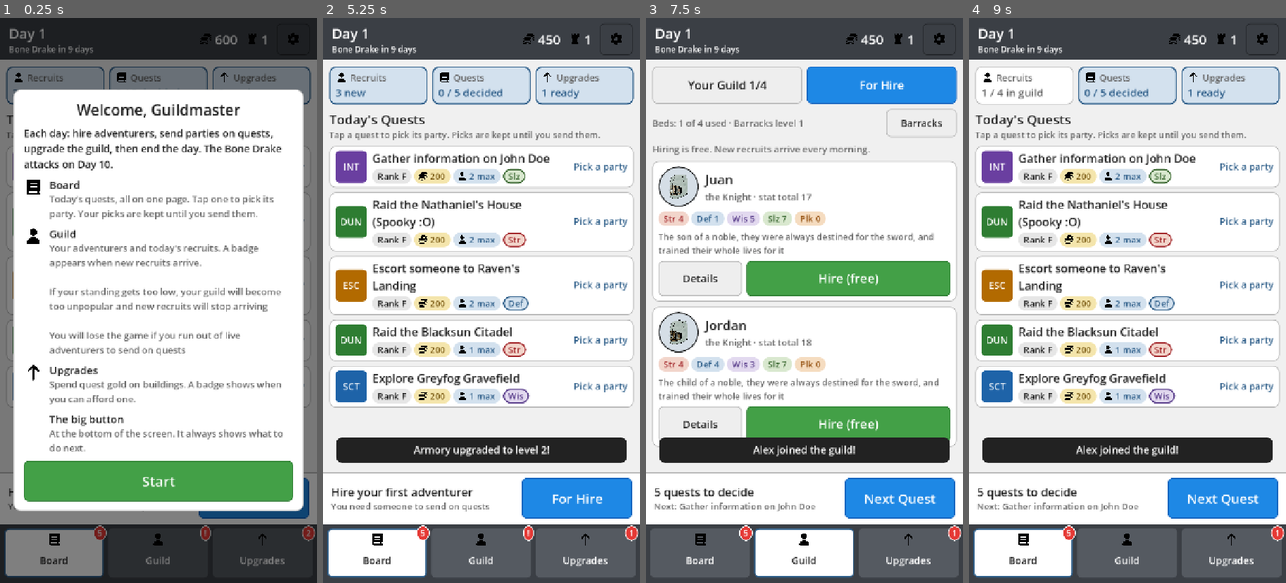
Above: before the commit, frames 1-4 (left to right).
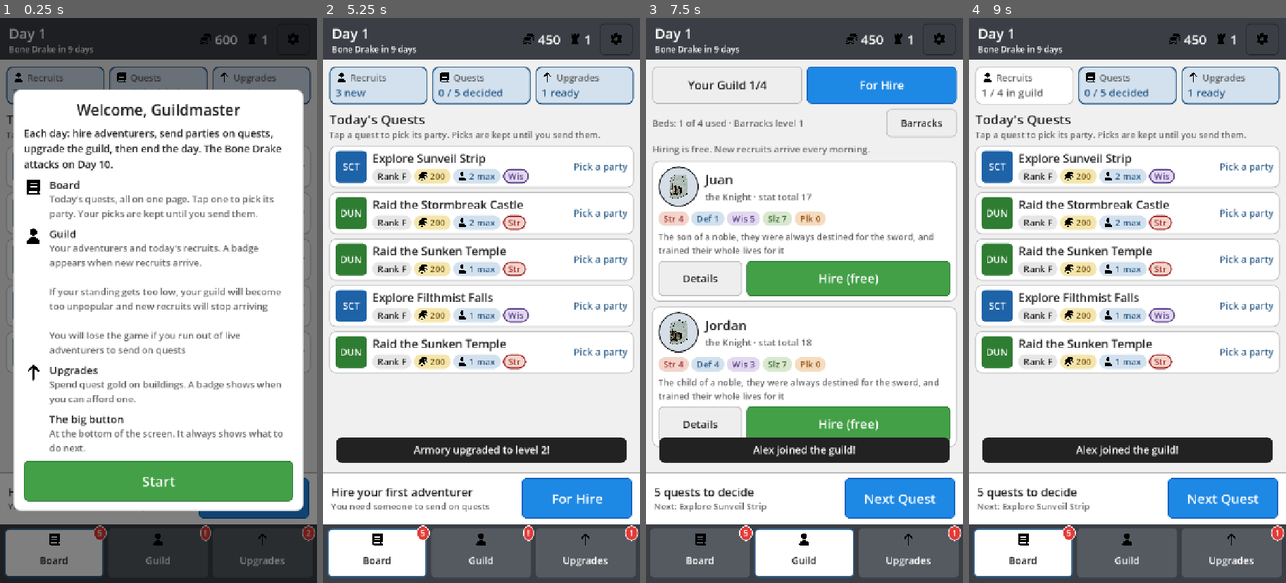
Above: after the commit, the same moments.

Repository: ActuallySanta/Fantasy-Guild-Manager
Game: Godot game, scene res://MobileHall/hall_main.tscn
The game is run twice, just before and just after one commit, with the same random seed, the same clock (stepped at 60 frames per second) and the same inputs.
Inputs:
- Up to frame 1 (0.25 s): no input
- Up to frame 2 (5.25 s): click "Start" at 0.5 s; click "For Hire" at 1.25 s; click "Your Guild 0/4" at 2 s; click "For Hire" at 2.75 s; click "Barracks" at 3.5 s; click "150 gold" at 4.25 s; click "Board" at 5 s
- Up to frame 3 (7.5 s): click "Guild" at 5.75 s; click "Details" at 6.5 s; click "Hire (free)" at 7.25 s
- Up to frame 4 (9 s): click "Next Quest" at 8 s; click "Board" at 8.75 s

The runs differ from the first frame. In frame 1, 0.1% of the frame differs, in the area x 2-98%, y 24-69%; in frame 2, 16%; in frame 3, 0.3%; in frame 4, 16%, in the area x 1-99%, y 23-88%.

Commit message:
Added region #2 theBoglands

Diff:
--- a/Globals/external_content_container.gd
+++ b/Globals/external_content_container.gd
@@ -15,6 +15,7 @@
 @export var monsters_2D_test_path: String = "res://External Content/Quest Stuff (Test)/2D Monster Test.txt" #test path for monstrs
 @export var quest_story_test_path: String = "res://External Content/Quest Stuff (Test)/Story Parts.txt" #test path
 @export var milestone_story_path: String = "res://External Content/Quest Stuff (Test)/Milestone Story Parts.txt"
+@export var boglands_location_path: String = "res://External Content/Quest Stuff (Test)/The Boglands (Locations).txt"
 
 #Character Names
 var male_character_names: Array[String]
--- a/Scripts/Quest Creator/quest_Manager.gd
+++ b/Scripts/Quest Creator/quest_Manager.gd
@@ -3,10 +3,12 @@
 var thisQuest = CreatedQuest
 var acceptedQuests: Array[CreatedQuest]
 var acceptedQuestResults: Array[String]
+
 var newRegion: Region = Region.new(0)
+var theBoglands: Region = Region.new(1)
 
-var world_regions : Array[Region]
-var total_regions : int = 10
+var world_regions := [newRegion, theBoglands]
+var total_regions : int = 2
 
 var dayNum = 0;
 
@@ -25,9 +27,6 @@
 
 	adventurerArray = thisQuest.generatePartyDuo()
 	adventurerArrayAgain.append(adventurerArray[0])
-
-	for i in total_regions:
-		world_regions.append(Region.new())
 
 	var successChance = thisQuest.calcSuccessChance(adventurerArray)
 	print(successChance)
--- a/Scripts/Quest Creator/quest_resource.gd
+++ b/Scripts/Quest Creator/quest_resource.gd
@@ -35,6 +35,7 @@
 #var for statReward if applicable
 
 var location: String
+var regionNum: int
 #var/vars for other flavors (characters/items/etc)
 
 var difficulty: QuestDifficulty
@@ -63,10 +64,10 @@
 
 	difficulty = diff
 	maxAdventurers = randi_range(1, 2)
-
+	regionNum = randi_range(0, 1)
 	questNum = randi_range(0, 7)
 	type = ExternalContentContainer.get_Quest_Story(questNum, 0).to_int()
-	location = QuestManager.newRegion.returnName(type)
+	location = QuestManager.world_regions[regionNum].returnName(type)
 	goldReward = 200 + (150 * difficulty)
 
 	match type:
@@ -217,20 +218,20 @@
 		if(1 <= succComDet && succComDet <= 25):
 				returnString = str(
 					"[b]The Party[/b] was ATTACKED by a group of ",
-					QuestManager.newRegion.returnMonster(),
+					QuestManager.world_regions[regionNum].returnMonster(),
 					"s, but defeated them [color=green][b]without sustaining any injuries[/b][/color].\n"
 				)
 		elif (26 <= succComDet && succComDet <= 50):
 				var attackedAdventurer: GuildCharacter = _questingAdventurers.pick_random()
 				returnString = str(
 					"[b]", attackedAdventurer.name, "[/b] was ATTACKED by a ",
-					QuestManager.newRegion.returnMonster(),
+					QuestManager.world_regions[regionNum].returnMonster(),
 					", but defeated it [color=green][b]without sustaining any injuries[/b][/color].\n"
 					)
 		elif (51 <= succComDet && succComDet <= 75):
 				returnString = str(
 					"[b]The Party[/b] was ATTACKED by a group of ",
-					QuestManager.newRegion.returnMonster(),
+					QuestManager.world_regions[regionNum].returnMonster(),
 					". They defeated them [color=green][b]without sustaining any injuries[/b][/color], and also obtained [EQUIP_NOT_IMPLEMENTED].\n"
 					)
 		elif (76 <= succComDet && succComDet <= 90):
@@ -239,7 +240,7 @@
 				goldReward += extraGold
 				returnString = str(
 					"[b]", attackedAdventurer.name, "[/b] was ATTACKED by a ",
-					QuestManager.newRegion.returnMonster(),
+					QuestManager.world_regions[regionNum].returnMonster(),
 					", and defeated it, finding [color=FFE700][b] ", extraGold," gold [/b][/color]on its corpse.\n"
 					)
 		elif (91 <= succComDet && succComDet <= 100):
@@ -248,7 +249,7 @@
 				goldReward += extraGold
 				returnString = str(
 					"[b]", attackedAdventurer.name, "[/b] was ATTACKED by a ",
-					QuestManager.newRegion.returnMonster(), ", and defeated it, finding [color=FFE700][b] ", extraGold,
+					QuestManager.world_regions[regionNum].returnMonster(), ", and defeated it, finding [color=FFE700][b] ", extraGold,
 					" gold [/b][/color]on its corpse. However, they were [color=FD0000][b]INJURED[/b][/color] in the process.\n"
 					)
 				var died : bool = attackedAdventurer.injure_character()
@@ -262,29 +263,29 @@
 
 		if(1 <= succComDet && succComDet <= 25):
 			returnString = str(
-			"[b]", attackedAdventurer.name, "[/b] was ATTACKED by a ", QuestManager.newRegion.returnMonster(),
+			"[b]", attackedAdventurer.name, "[/b] was ATTACKED by a ", QuestManager.world_regions[regionNum].returnMonster(),
 			". They managed to fight the monster off but were [color=FD0000][b]INJURED[/b][/color] in the process.\n"
 			)
 		elif (26 <= succComDet && succComDet <= 50):
 			returnString = str(
-					"[b]The Party[/b] was ATTACKED by a group of ", QuestManager.newRegion.returnMonster(),
+					"[b]The Party[/b] was ATTACKED by a group of ", QuestManager.world_regions[regionNum].returnMonster(),
 					"s. They managed to defeat them, but not before [color=FD0000][b]", attackedAdventurer.name, " was INJURED[/b][/color] in the process.\n"
 					)
 		elif (51 <= succComDet && succComDet <= 75):
 			returnString = str(
-					"[b]", attackedAdventurer.name, "[/b] was ATTACKED by a ", QuestManager.newRegion.returnMonster(),
+					"[b]", attackedAdventurer.name, "[/b] was ATTACKED by a ", QuestManager.world_regions[regionNum].returnMonster(),
 					", and defeated it, obtaining a(n) [EQUIP_NOT_IMPLEMENTED] on its corpse. However, they were [color=FD0000][b]INJURED[/b][/color] in the process.\n"
 					)
 		elif (76 <= succComDet && succComDet <= 90):
 			returnString = str(
 					"[b]The Party[/b] was ATTACKED by a group of ",
-					QuestManager.newRegion.returnMonster(),
+					QuestManager.world_regions[regionNum].returnMonster(),
 					"s, but defeated them [color=green][b]without sustaining any injuries[/b][/color].\n"
 				)
 		elif (91 <= succComDet && succComDet <= 100):
 				returnString = str(
 					"[b]", attackedAdventurer.name, "[/b] was ATTACKED by a ",
-					QuestManager.newRegion.returnMonster(),
+					QuestManager.world_regions[regionNum].returnMonster(),
 					", but defeated it [color=green][b]without sustaining any injuries[/b][/color].\n"
 					)
 
--- a/Scripts/Quest Creator/region_resource.gd
+++ b/Scripts/Quest Creator/region_resource.gd
@@ -4,10 +4,11 @@
 
 @export var dunegon_locations_test_path: String = "res://External Content/Quest Stuff (Test)/Dungeon Names (Locations).txt" #test path for locations
 @export var monsters_2D_test_path: String = "res://External Content/Quest Stuff (Test)/2D Monster Test.txt" #test path for monstrs
+@export var boglands_location_path: String = "res://External Content/Quest Stuff (Test)/The Boglands (Locations).txt"
 
 enum RegionType {
 	OG = 0,
-	noNamesWhatWeDoin = 1,
+	theBoglands = 1,
 }
 
 var dungeonNames: Array[String]:
@@ -38,10 +39,10 @@
 			explorationAreas = (MultiColumnLoader._load_info_from_file(dunegon_locations_test_path, 1, 2))
 			intelTargets = (MultiColumnLoader._load_info_from_file(dunegon_locations_test_path, 1, 3))
 		1:
-			dungeonNames = (MultiColumnLoader._load_info_from_file(dunegon_locations_test_path, 1, 0))
-			escortLocations = (MultiColumnLoader._load_info_from_file(dunegon_locations_test_path, 1, 1))
-			explorationAreas = (MultiColumnLoader._load_info_from_file(dunegon_locations_test_path, 1, 2))
-			intelTargets = (MultiColumnLoader._load_info_from_file(dunegon_locations_test_path, 1, 3))
+			dungeonNames = (MultiColumnLoader._load_info_from_file(boglands_location_path, 1, 0))
+			escortLocations = (MultiColumnLoader._load_info_from_file(boglands_location_path, 1, 1))
+			explorationAreas = (MultiColumnLoader._load_info_from_file(boglands_location_path, 1, 2))
+			intelTargets = (MultiColumnLoader._load_info_from_file(boglands_location_path, 1, 3))
 
 	regionMonsters = MultiColumnLoader._load_info_from_file(monsters_2D_test_path, 1, regionNum)
 
Not shown, added: External Content/Quest Stuff (Test)/The Boglands (Locations).txt
